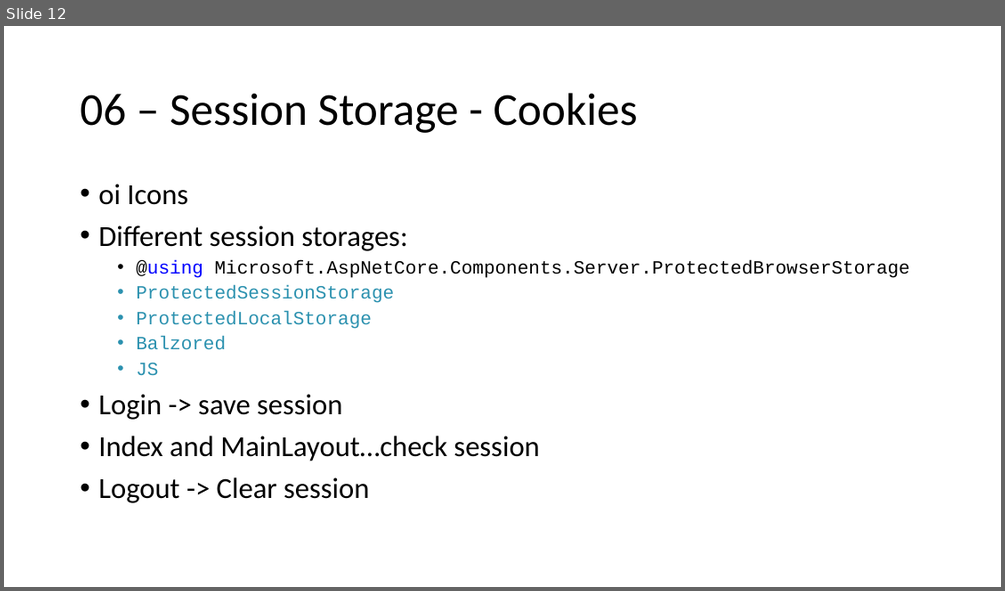
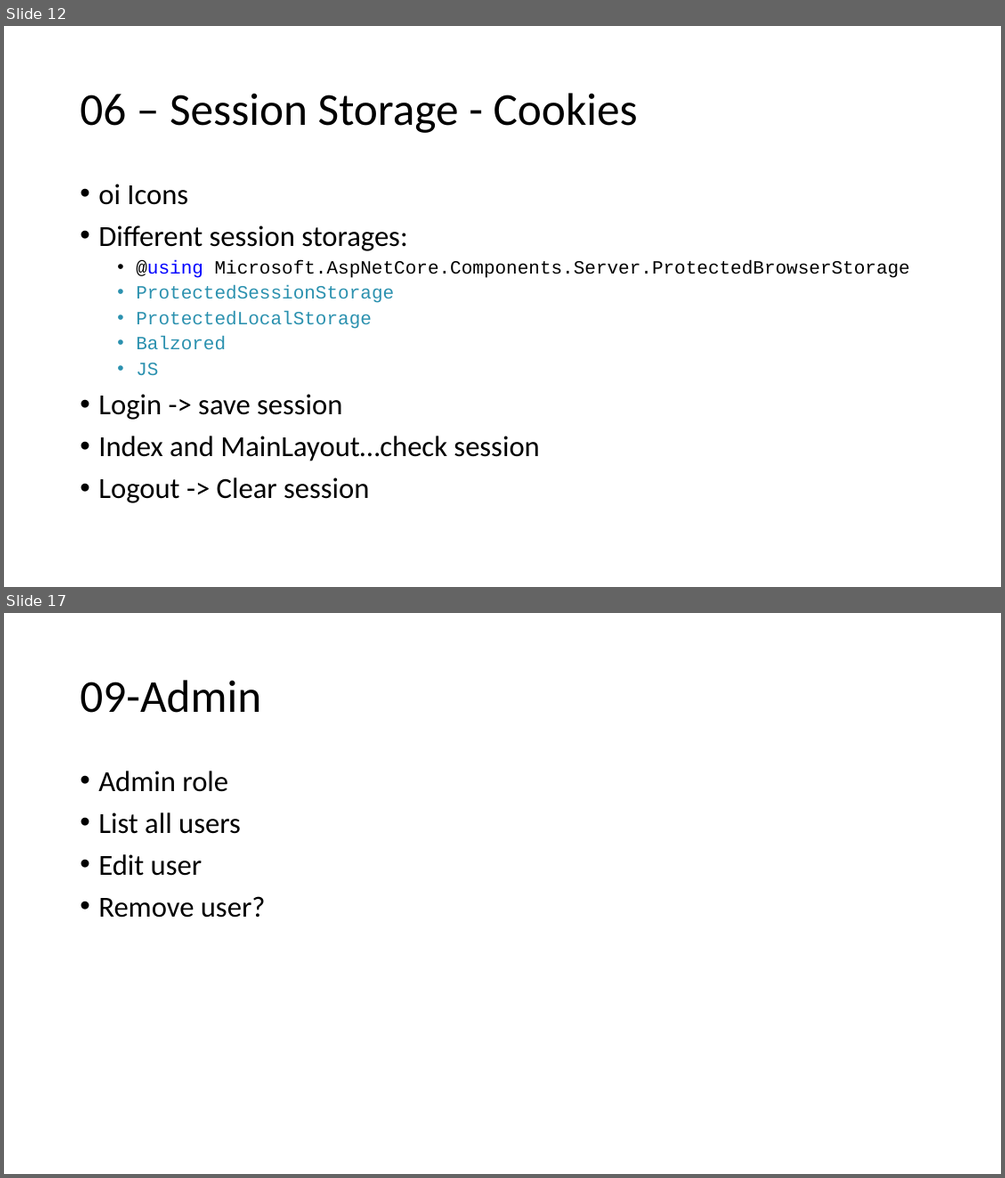
Before and after one commit to ahmad081177/housing.blazor, a slide deck: Housing.pptx. Shown one above the other, each under a label of ours: slide 12 before the commit, slides 12 and 17 after it; the slides between them are not shown. The pictures are 1005x591 and 1005x1178 pixels, drawn with LibreOffice and Linux fonts; fonts in the diff are those of the drawing. Boxes give left, top, right and bottom in pixels: in the first picture for what was removed or moved away, otherwise in the second. Text is boxed around its words. In the diff, an @@ line names an element or a change of style, - is before the commit and + after.

```diff
--- a/Housing.pptx
+++ b/Housing.pptx
@@ slide 17 added at <box>4,613,1001,1174</box>, background #FFFFFF @@
@@ title added at <box>80,680,261,713</box>, 44 pt, text #000000 @@
+09-Admin
@@ text added at <box>98,771,266,917</box>, 28 pt, text #000000 @@
+• Admin role
+• List all users
+• Edit user
+• Remove user?
```
Also in this commit, not shown: 4 other slides added, 42 other files.
